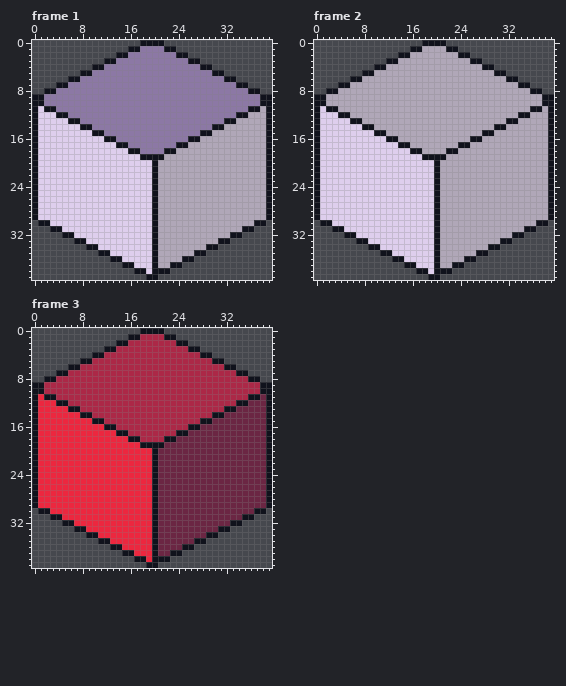
Pixel-art file: Assets/Sprites/Sprite-0013.aseprite. Above, as it was before the edit.
40x40 pixels, 5 frames. Colours within 5 levels of each other are drawn and written as one. Shown: frame 1, frame 2, frame 3. The commit also changed other frames, which this record leaves out.
New version:
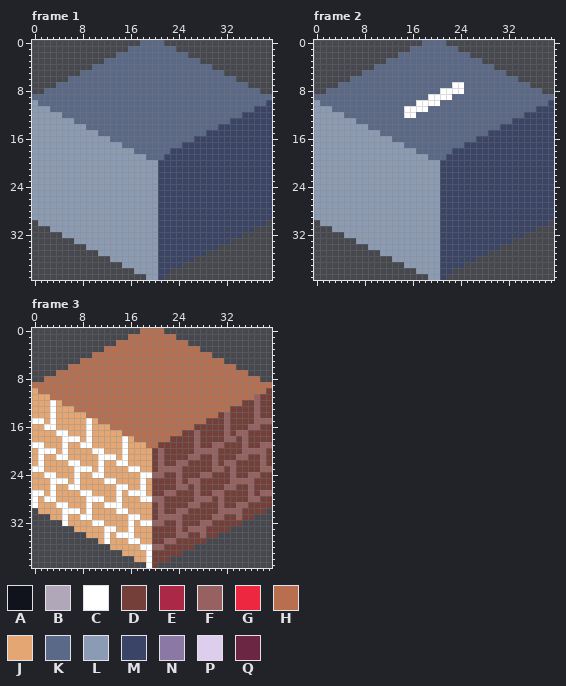
Palette (. is transparent): A #10121c  B #b0a7b8  C #ffffff  D #743f39  E #ac2847  F #986161  G #ec273f  H #b86f50  J #e4a672  K #5a6988  L #8b9bb4  M #3a4466  N #8c78a5  P #deceed  Q #6b2643
Change:
layer "Layer 1" now hidden
layer "Layer 3" added
Changed rows in their new state; - is an unchanged pixel.
Frame 1, layer "Layer 3":
first column x 0:
 0 ------------------KKKK------------------
 1 ----------------KKKKKKKK----------------
 2 --------------KKKKKKKKKKKK--------------
 3 ------------KKKKKKKKKKKKKKKK------------
 4 ----------KKKKKKKKKKKKKKKKKKKK----------
 5 --------KKKKKKKKKKKKKKKKKKKKKKKK--------
 6 ------KKKKKKKKKKKKKKKKKKKKKKKKKKKK------
 7 ----KKKKKKKKKKKKKKKKKKKKKKKKKKKKKKKK----
 8 --KKKKKKKKKKKKKKKKKKKKKKKKKKKKKKKKKKKK--
 9 KKKKKKKKKKKKKKKKKKKKKKKKKKKKKKKKKKKKKKKK
10 LKKKKKKKKKKKKKKKKKKKKKKKKKKKKKKKKKKKKKKM
11 LLLKKKKKKKKKKKKKKKKKKKKKKKKKKKKKKKKKKMMM
12 LLLLLKKKKKKKKKKKKKKKKKKKKKKKKKKKKKKMMMMM
13 LLLLLLLKKKKKKKKKKKKKKKKKKKKKKKKKKMMMMMMM
14 LLLLLLLLLKKKKKKKKKKKKKKKKKKKKKKMMMMMMMMM
15 LLLLLLLLLLLKKKKKKKKKKKKKKKKKKMMMMMMMMMMM
16 LLLLLLLLLLLLLKKKKKKKKKKKKKKMMMMMMMMMMMMM
17 LLLLLLLLLLLLLLLKKKKKKKKKKMMMMMMMMMMMMMMM
18 LLLLLLLLLLLLLLLLLKKKKKKMMMMMMMMMMMMMMMMM
19 LLLLLLLLLLLLLLLLLLLKKKMMMMMMMMMMMMMMMMMM
20 LLLLLLLLLLLLLLLLLLLLLMMMMMMMMMMMMMMMMMMM
21 LLLLLLLLLLLLLLLLLLLLLMMMMMMMMMMMMMMMMMMM
22 LLLLLLLLLLLLLLLLLLLLLMMMMMMMMMMMMMMMMMMM
23 LLLLLLLLLLLLLLLLLLLLLMMMMMMMMMMMMMMMMMMM
24 LLLLLLLLLLLLLLLLLLLLLMMMMMMMMMMMMMMMMMMM
25 LLLLLLLLLLLLLLLLLLLLLMMMMMMMMMMMMMMMMMMM
26 LLLLLLLLLLLLLLLLLLLLLMMMMMMMMMMMMMMMMMMM
27 LLLLLLLLLLLLLLLLLLLLLMMMMMMMMMMMMMMMMMMM
28 LLLLLLLLLLLLLLLLLLLLLMMMMMMMMMMMMMMMMMMM
29 LLLLLLLLLLLLLLLLLLLLLMMMMMMMMMMMMMMMMMMM
30 -LLLLLLLLLLLLLLLLLLLLMMMMMMMMMMMMMMMMMM-
31 ---LLLLLLLLLLLLLLLLLLMMMMMMMMMMMMMMMM---
32 -----LLLLLLLLLLLLLLLLMMMMMMMMMMMMMM-----
33 -------LLLLLLLLLLLLLLMMMMMMMMMMMM-------
34 ---------LLLLLLLLLLLLMMMMMMMMMM---------
35 -----------LLLLLLLLLLMMMMMMMM-----------
36 -------------LLLLLLLLMMMMMM-------------
37 ---------------LLLLLLMMMM---------------
38 -----------------LLLLMM-----------------
39 -------------------LLM------------------
Frame 2, layer "Layer 3":
first column x 0:
 0 ------------------KKKK------------------
 1 ----------------KKKKKKKK----------------
 2 --------------KKKKKKKKKKKK--------------
 3 ------------KKKKKKKKKKKKKKKK------------
 4 ----------KKKKKKKKKKKKKKKKKKKK----------
 5 --------KKKKKKKKKKKKKKKKKKKKKKKK--------
 6 ------KKKKKKKKKKKKKKKKKKKKKKKKKKKK------
 7 ----KKKKKKKKKKKKKKKKKKKCCKKKKKKKKKKK----
 8 --KKKKKKKKKKKKKKKKKKKCCCCKKKKKKKKKKKKK--
 9 KKKKKKKKKKKKKKKKKKKCCCCKKKKKKKKKKKKKKKKK
10 LKKKKKKKKKKKKKKKKCCCCKKKKKKKKKKKKKKKKKKM
11 LLLKKKKKKKKKKKKCCCCKKKKKKKKKKKKKKKKKKMMM
12 LLLLLKKKKKKKKKKCCKKKKKKKKKKKKKKKKKKMMMMM
13 LLLLLLLKKKKKKKKKKKKKKKKKKKKKKKKKKMMMMMMM
14 LLLLLLLLLKKKKKKKKKKKKKKKKKKKKKKMMMMMMMMM
15 LLLLLLLLLLLKKKKKKKKKKKKKKKKKKMMMMMMMMMMM
16 LLLLLLLLLLLLLKKKKKKKKKKKKKKMMMMMMMMMMMMM
17 LLLLLLLLLLLLLLLKKKKKKKKKKMMMMMMMMMMMMMMM
18 LLLLLLLLLLLLLLLLLKKKKKKMMMMMMMMMMMMMMMMM
19 LLLLLLLLLLLLLLLLLLLKKKMMMMMMMMMMMMMMMMMM
20 LLLLLLLLLLLLLLLLLLLLLMMMMMMMMMMMMMMMMMMM
21 LLLLLLLLLLLLLLLLLLLLLMMMMMMMMMMMMMMMMMMM
22 LLLLLLLLLLLLLLLLLLLLLMMMMMMMMMMMMMMMMMMM
23 LLLLLLLLLLLLLLLLLLLLLMMMMMMMMMMMMMMMMMMM
24 LLLLLLLLLLLLLLLLLLLLLMMMMMMMMMMMMMMMMMMM
25 LLLLLLLLLLLLLLLLLLLLLMMMMMMMMMMMMMMMMMMM
26 LLLLLLLLLLLLLLLLLLLLLMMMMMMMMMMMMMMMMMMM
27 LLLLLLLLLLLLLLLLLLLLLMMMMMMMMMMMMMMMMMMM
28 LLLLLLLLLLLLLLLLLLLLLMMMMMMMMMMMMMMMMMMM
29 LLLLLLLLLLLLLLLLLLLLLMMMMMMMMMMMMMMMMMMM
30 -LLLLLLLLLLLLLLLLLLLLMMMMMMMMMMMMMMMMMM-
31 ---LLLLLLLLLLLLLLLLLLMMMMMMMMMMMMMMMM---
32 -----LLLLLLLLLLLLLLLLMMMMMMMMMMMMMM-----
33 -------LLLLLLLLLLLLLLMMMMMMMMMMMM-------
34 ---------LLLLLLLLLLLLMMMMMMMMMM---------
35 -----------LLLLLLLLLLMMMMMMMM-----------
36 -------------LLLLLLLLMMMMMM-------------
37 ---------------LLLLLLMMMM---------------
38 -----------------LLLLMM-----------------
39 -------------------LLM------------------
Frame 3, layer "Layer 3":
first column x 0:
 0 ------------------HHHH------------------
 1 ----------------HHHHHHHH----------------
 2 --------------HHHHHHHHHHHH--------------
 3 ------------HHHHHHHHHHHHHHHH------------
 4 ----------HHHHHHHHHHHHHHHHHHHH----------
 5 --------HHHHHHHHHHHHHHHHHHHHHHHH--------
 6 ------HHHHHHHHHHHHHHHHHHHHHHHHHHHH------
 7 ----HHHHHHHHHHHHHHHHHHHHHHHHHHHHHHHH----
 8 --HHHHHHHHHHHHHHHHHHHHHHHHHHHHHHHHHHHH--
 9 HHHHHHHHHHHHHHHHHHHHHHHHHHHHHHHHHHHHHHHH
10 JHHHHHHHHHHHHHHHHHHHHHHHHHHHHHHHHHHHHHHD
11 JJJHHHHHHHHHHHHHHHHHHHHHHHHHHHHHHHHHHFDD
12 JJJCJHHHHHHHHHHHHHHHHHHHHHHHHHHHHHHDDFDD
13 JJJCJJJHHHHHHHHHHHHHHHHHHHHHHHHHHDDDDFDD
14 JJJCJJJJJHHHHHHHHHHHHHHHHHHHHHHDFDDDDFDD
15 CCJCJJJJJCJHHHHHHHHHHHHHHHHHHDDDFDDDDFFF
16 JJCCJJJJJCJJJHHHHHHHHHHHHHHDDDDDFDDDFFDD
17 JJJJCCJJJCJJJJJHHHHHHHHHHDDFDDDDFDFFDDDD
18 JJJJJCCCJCJJJJJCJHHHHHHDDDDFDDDDFFDFDDDD
19 CCJJJCJJCCJJJJJCJJJHHDDDDDDFDDFFDDDFDDFF
20 JCCCJCJJJJCCJJJCJJJJDFDDDDDFFFFDDDDFFFFD
21 JCJJCCJJJJJCCCJCJJJJDFDDDDFFDDFDDDFFDDFD
22 JCJJJJCCJJJCJJCCJJJJDFDDFFDDDDFDFFDDDDFD
23 CCJJJJJCCCJCJJJJCCJJDFFFFDDDDDFFDFDDDDFF
24 JJCCJJJCJJCCJJJJJJCCFFDDFDDDFFDDDFDDFFDD
25 JJJCCCJCJJJJCCJJJJCJDDDDFDFFDDDDDFFFFDDD
26 JJJCJJCCJJJJJJCCJJCJDDDDFFDFDDDDFFDDFDDD
27 CCJCJJJJCCJJJJCJCCCJDDFFDDDFDDFFDDDDFDFF
28 CJCCJJJJJCCCJJCJJJCCFFDDDDDFFFDFDDDDFFDD
29 CJJJCCJJJCJJCCCJJJJJDFDDDDFFDDDFDDFFDDDD
30 -JJJJCCCJCJJJJCCJJJJDFDDFFDDDDDFFFFDDDD-
31 ---JJCJJCCJJJJJJCCJJDFFFFDDDDDFFDDFDD---
32 -----CJJJJCCJJJJCJCCFFDDFDDDFFDDDDD-----
33 -------JJJJJCCJJCJJJDDDDFDFFFDDDD-------
34 ---------JJJCJCCCJJJDDDDFFDDFDD---------
35 -----------JCJJJCCJJDDFFDDDDD-----------
36 -------------JJJJJCCFFDDDDD-------------
37 ---------------JJJJCDDDDD---------------
38 -----------------JJCDDD-----------------
39 -------------------CD-------------------
